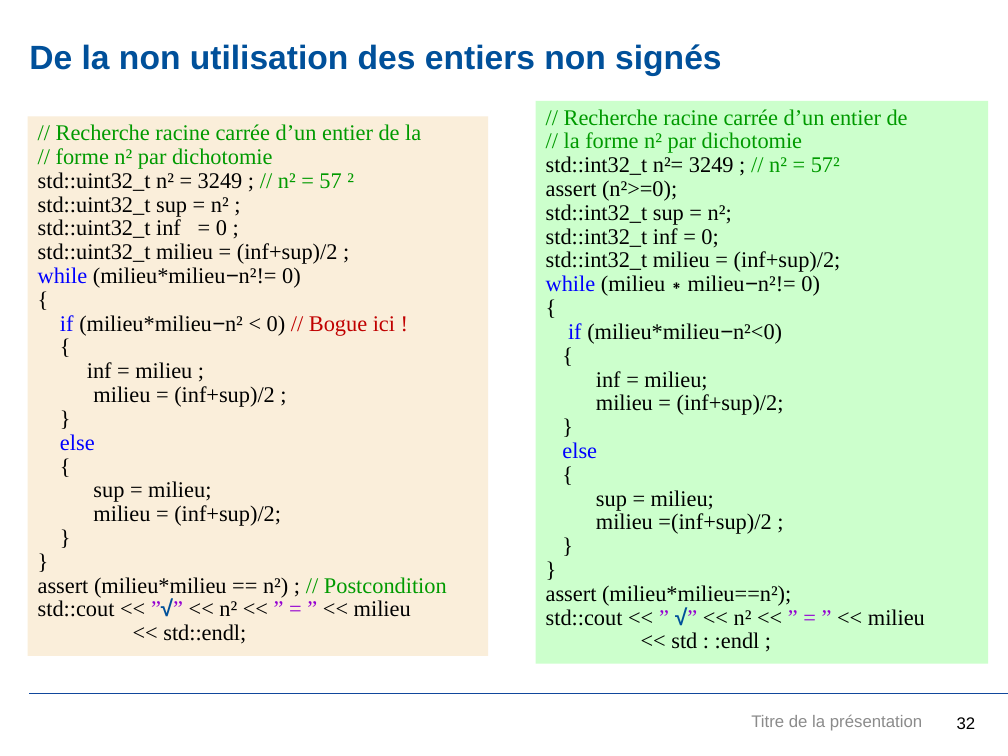
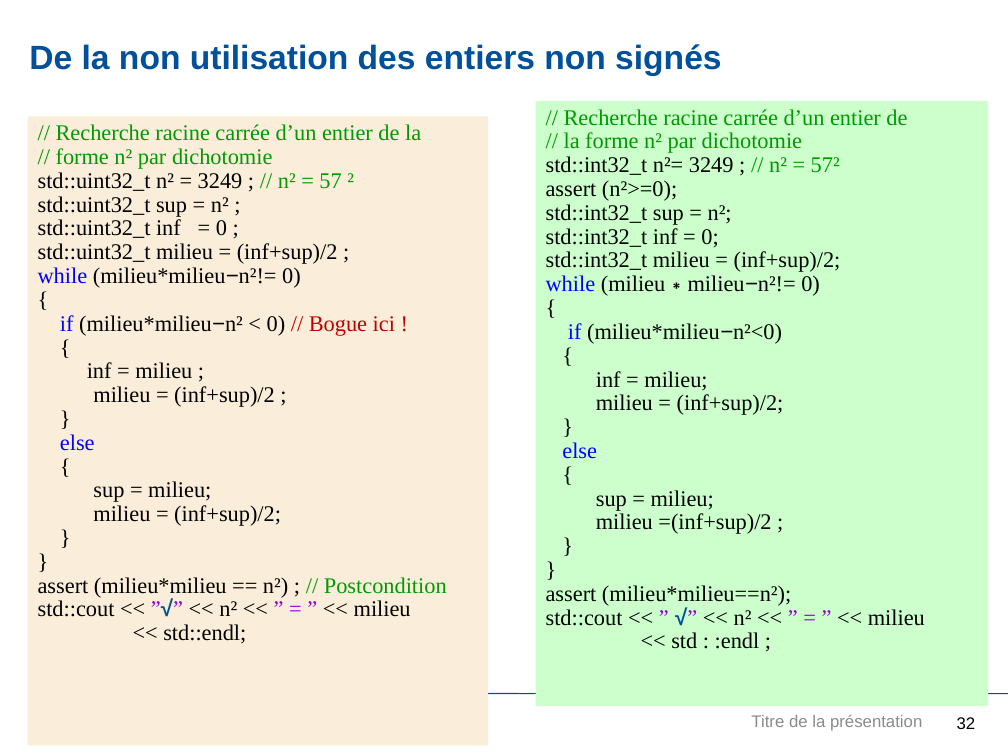
Before and after one commit to JuvignyEnsta/C-2020, a slide deck: slide 32 of Transparents/InitiationCpp.pptx. Drawn at 1008x756 pixels with LibreOffice and Linux fonts; fonts in the diff are those of the drawing; background and template pictures are left out. Boxes give left, top, right and bottom in pixels: in the first picture for what was removed or moved away, otherwise in the second. Text is boxed around its words. In the diff, an @@ line names an element or a change of style, - is before the commit and + after.

```diff
--- a/Transparents/InitiationCpp.pptx
+++ b/Transparents/InitiationCpp.pptx
@@ rectangle "// Recherche racine carrée d’un ...": place and size @@
-rectangle "// Recherche racine carrée d’un ..." at <box>28,117,489,656</box>
+rectangle "// Recherche racine carrée d’un ..." at <box>28,117,489,746</box>
@@ rectangle "// Recherche racine carrée d’un ...": place and size @@
-rectangle "// Recherche racine carrée d’un ..." at <box>535,101,988,663</box>
+rectangle "// Recherche racine carrée d’un ..." at <box>535,101,988,706</box>
@@ text "Titre de la présentation" at <box>751,715,922,731</box>: text colour #8C8C8C to #8B8B8B @@
```
Also in this commit, not shown: 59 other slides changed, 37 slides added, 20 other files.
